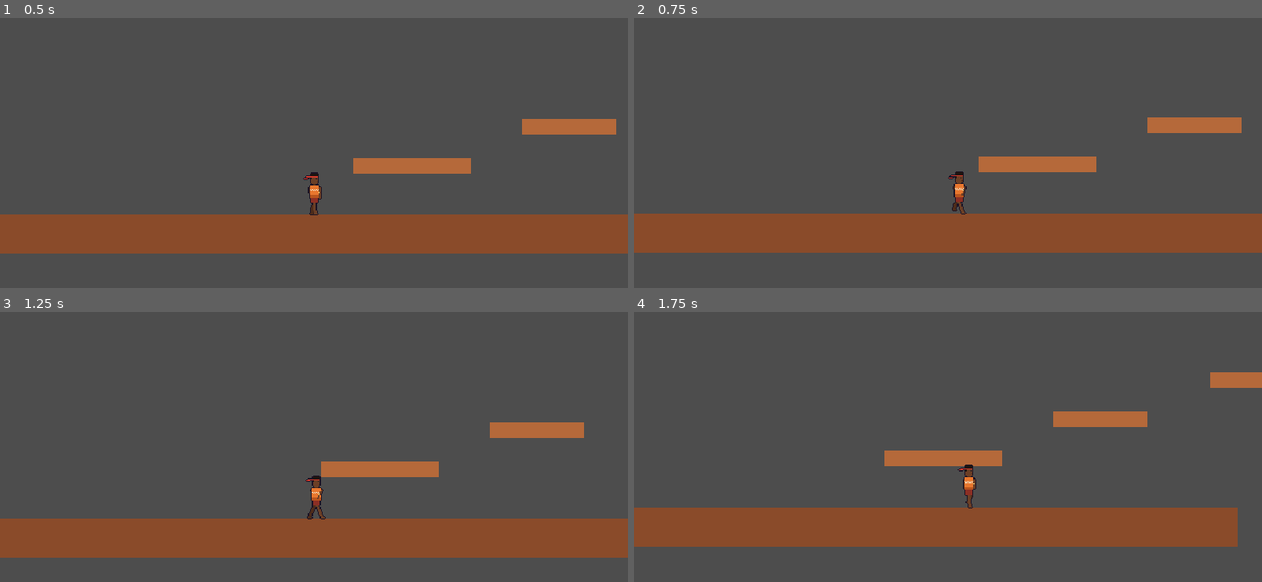
Above: before the commit, frames 1-4 (two rows, left to right).
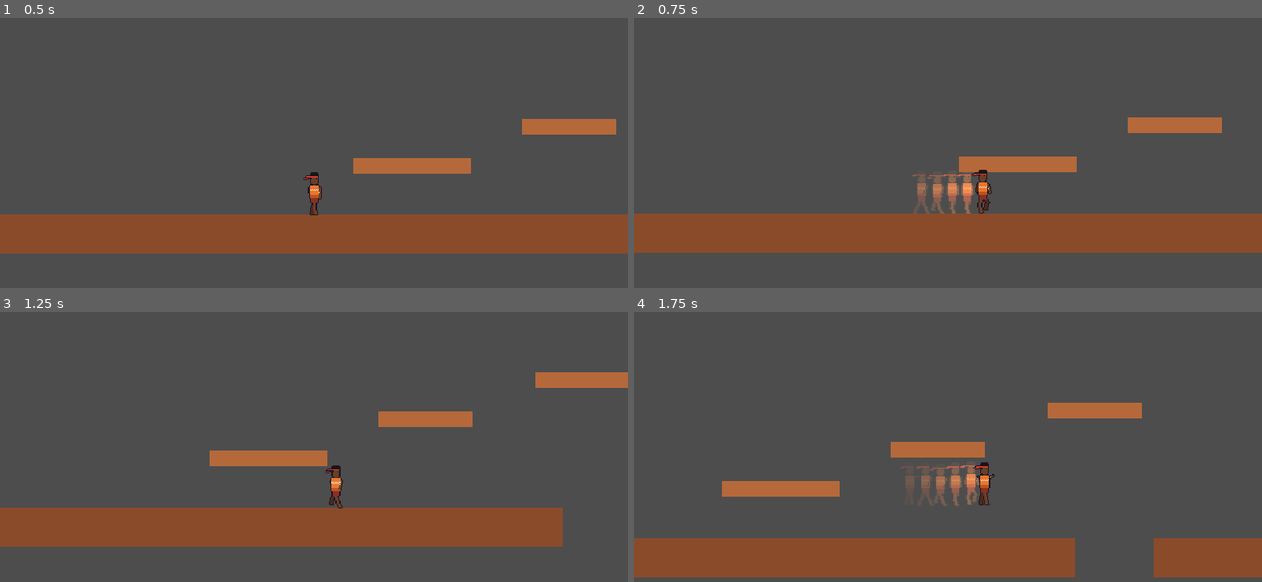
Above: after the commit, the same moments.

Repository: maximghost/xevioso
Game: Godot game, scene res://scenes/levels/test_level.tscn
Two runs of this game, one before a commit and one after it. Both use one fixed random seed, a clock stepped at 60 frames per second and the inputs below.
Inputs:
- Up to frame 1 (0.5 s): no input
- Up to frame 2 (0.75 s): hold D (move_right) from 0.53 s (still down); tap K (ability) at 0.6 s
- Up to frame 3 (1.25 s): keep holding D (move_right); tap Space (jump) at 0.77, 0.8, 1.07 s
- Up to frame 4 (1.75 s): keep holding D (move_right); tap Space (jump) at 1.35, 1.52 s; tap K (ability) at 1.55 s

Frame 1 is identical in both runs. In frame 2, 1.8% of the frame differs, in the area x 44-97%, y 36-73%; in frame 3, 14%; in frame 4, 26%, in the area x 0-100%, y 22-99%.

Commit message:
Capacités des héros et Ruée de Kodjo
- Fiche HeroData par héros (nom, animations, capacité)
- Classe HeroAbility commune aux cinq capacités
- Ruée de Kodjo : bond horizontal, sans gravité, une fois par saut, invulnérable, images rémanentes

Diff:
--- /dev/null
+++ b/assets/heroes/abla/abla_data.tres
@@ -0,0 +1,9 @@
+[gd_resource type="Resource" script_class="HeroData" format=3]
+
+[ext_resource type="Script" path="res://scripts/heroes/hero_data.gd" id="1_data"]
+[ext_resource type="SpriteFrames" path="res://assets/heroes/abla/abla_frames.tres" id="2_frames"]
+
+[resource]
+script = ExtResource("1_data")
+display_name = "Abla"
+frames = ExtResource("2_frames")
--- /dev/null
+++ b/assets/heroes/afi/afi_data.tres
@@ -0,0 +1,9 @@
+[gd_resource type="Resource" script_class="HeroData" format=3]
+
+[ext_resource type="Script" path="res://scripts/heroes/hero_data.gd" id="1_data"]
+[ext_resource type="SpriteFrames" path="res://assets/heroes/afi/afi_frames.tres" id="2_frames"]
+
+[resource]
+script = ExtResource("1_data")
+display_name = "Afi"
+frames = ExtResource("2_frames")
--- /dev/null
+++ b/assets/heroes/kodjo/kodjo_data.tres
@@ -0,0 +1,11 @@
+[gd_resource type="Resource" script_class="HeroData" format=3]
+
+[ext_resource type="Script" path="res://scripts/heroes/hero_data.gd" id="1_data"]
+[ext_resource type="SpriteFrames" path="res://assets/heroes/kodjo/kodjo_frames.tres" id="2_frames"]
+[ext_resource type="PackedScene" path="res://scenes/heroes/abilities/dash_ability.tscn" id="3_ability"]
+
+[resource]
+script = ExtResource("1_data")
+display_name = "Kodjo"
+frames = ExtResource("2_frames")
+ability_scene = ExtResource("3_ability")
--- /dev/null
+++ b/assets/heroes/kokou/kokou_data.tres
@@ -0,0 +1,9 @@
+[gd_resource type="Resource" script_class="HeroData" format=3]
+
+[ext_resource type="Script" path="res://scripts/heroes/hero_data.gd" id="1_data"]
+[ext_resource type="SpriteFrames" path="res://assets/heroes/kokou/kokou_frames.tres" id="2_frames"]
+
+[resource]
+script = ExtResource("1_data")
+display_name = "Kokou"
+frames = ExtResource("2_frames")
--- /dev/null
+++ b/assets/heroes/yawa/yawa_data.tres
@@ -0,0 +1,9 @@
+[gd_resource type="Resource" script_class="HeroData" format=3]
+
+[ext_resource type="Script" path="res://scripts/heroes/hero_data.gd" id="1_data"]
+[ext_resource type="SpriteFrames" path="res://assets/heroes/yawa/yawa_frames.tres" id="2_frames"]
+
+[resource]
+script = ExtResource("1_data")
+display_name = "Yawa"
+frames = ExtResource("2_frames")
--- /dev/null
+++ b/scenes/heroes/abilities/dash_ability.gd
@@ -0,0 +1,87 @@
+class_name DashAbility
+extends HeroAbility
+## La Ruée de Kodjo, le Coureur : un bond horizontal fulgurant.
+##
+## Pendant la Ruée, le héros file à vitesse fixe, sans gravité, et ne peut pas être
+## blessé. Une seule Ruée par saut : elle se recharge en touchant le sol.
+## À la fin, il garde un peu d'élan pour enchaîner naturellement avec la course.
+## Des images rémanentes (silhouettes qui s'effacent) marquent sa trajectoire.
+
+
+## Vitesse pendant la Ruée, en pixels par seconde (la course normale : 140 à 200).
+@export var dash_speed: float = 460.0
+
+## Durée de la Ruée, en secondes. Distance parcourue ≈ vitesse × durée (ici ≈ 74 px).
+@export var duration: float = 0.16
+
+## Vitesse conservée à la sortie, en part de la vitesse de course maximale du héros.
+@export_range(0.0, 1.5) var exit_speed_ratio: float = 1.0
+
+## Intervalle entre deux images rémanentes, en secondes.
+@export var afterimage_interval: float = 0.03
+
+## Couleur des images rémanentes (doré de la foudre). Elles sont dessinées en mode
+## additif : leur couleur s'ajoute au décor, ce qui leur donne un aspect lumineux.
+@export var afterimage_color: Color = Color(1.0, 0.7, 0.2, 0.85)
+
+# Direction de la Ruée : 1 vers la droite, -1 vers la gauche.
+var _direction: int = 1
+# Temps restant avant la fin de la Ruée.
+var _time_left: float = 0.0
+# Temps restant avant la prochaine image rémanente.
+var _afterimage_timer: float = 0.0
+# Vrai quand la Ruée est disponible (rechargée au sol).
+var _charged: bool = true
+
+
+func _init() -> void:
+	cooldown = 0.35
+	takes_control = true
+	animation = &"run"
+
+
+func can_activate() -> bool:
+	return _charged
+
+
+func passive_update(_delta: float) -> void:
+	# Toucher le sol recharge la Ruée (sauf pendant la Ruée elle-même).
+	if not active and player.is_on_floor():
+		_charged = true
+
+
+func _activate() -> void:
+	# On part dans la direction tenue ; sans direction, droit devant.
+	var input: float = Input.get_axis("move_left", "move_right")
+	_direction = int(signf(input)) if input != 0.0 else player.facing
+	player.set_facing(_direction)
+
+	_time_left = duration
+	_afterimage_timer = 0.0
+	# En l'air, la Ruée est consommée jusqu'au prochain atterrissage.
+	_charged = player.is_on_floor()
+	player.velocity = Vector2(_direction * dash_speed, 0.0)
+
+
+func physics_update(delta: float) -> void:
+	# Vitesse constante, trajectoire parfaitement horizontale.
+	player.velocity = Vector2(_direction * dash_speed, 0.0)
+
+	_afterimage_timer -= delta
+	if _afterimage_timer <= 0.0:
+		_afterimage_timer = afterimage_interval
+		player.spawn_afterimage(afterimage_color)
+
+	_time_left -= delta
+	# Fin de la Ruée : temps écoulé, ou mur percuté.
+	if _time_left <= 0.0 or player.is_on_wall():
+		finish()
+
+
+func _on_finish() -> void:
+	# Garde l'élan de la course : pas d'arrêt brutal à la sortie.
+	player.velocity.x = _direction * player.max_speed * exit_speed_ratio
+
+
+func grants_invulnerability() -> bool:
+	return active
--- /dev/null
+++ b/scenes/heroes/abilities/dash_ability.tscn
@@ -0,0 +1,6 @@
+[gd_scene format=3]
+
+[ext_resource type="Script" path="res://scenes/heroes/abilities/dash_ability.gd" id="1_dash"]
+
+[node name="DashAbility" type="Node"]
+script = ExtResource("1_dash")
--- /dev/null
+++ b/scenes/heroes/abilities/hero_ability.gd
@@ -0,0 +1,100 @@
+class_name HeroAbility
+extends Node
+## Modèle commun aux capacités des Envoyés (Ruée, Pagne-voile, Perche, Marteau, Onde).
+##
+## Chaque capacité hérite de cette classe et remplace les fonctions marquées « à redéfinir ».
+## Le Player crée une capacité par héros au démarrage et la pilote lui-même :
+##   - tick(delta) à chaque image, pour le temps de recharge (même pour un héros en réserve) ;
+##   - try_activate() quand on appuie sur « ability » ;
+##   - physics_update(delta) à chaque image tant que la capacité est active.
+## Pendant qu'une capacité est active, elle peut prendre la main sur le mouvement
+## (takes_control) : le Player ne gère alors ni la gravité ni la course.
+
+
+## Émis quand la capacité démarre.
+signal started
+## Émis quand elle se termine (normalement ou annulée).
+signal ended
+
+## Temps de recharge après la fin de la capacité, en secondes.
+@export var cooldown: float = 0.5
+
+## Le héros qui utilise la capacité (renseigné par le Player).
+var player: Player
+
+## Vrai tant que la capacité est en cours.
+var active: bool = false
+
+## Si vrai, le Player suspend gravité et course pendant la capacité : c'est elle qui
+## décide de la vitesse. Si faux, le héros bouge normalement (ex. une onde lancée en courant).
+var takes_control: bool = true
+
+## Animation à jouer pendant la capacité (vide = l'animation normale continue).
+var animation: StringName = &""
+
+# Compte à rebours avant de pouvoir réutiliser la capacité.
+var _cooldown_timer: float = 0.0
+
+
+## Fait avancer le temps de recharge.
+func tick(delta: float) -> void:
+	_cooldown_timer = maxf(_cooldown_timer - delta, 0.0)
+
+
+## Démarre la capacité si c'est permis. Renvoie vrai si elle a démarré.
+func try_activate() -> bool:
+	if active or _cooldown_timer > 0.0 or not can_activate():
+		return false
+	active = true
+	_activate()
+	started.emit()
+	return true
+
+
+## Termine la capacité et lance le temps de recharge.
+func finish() -> void:
+	if not active:
+		return
+	active = false
+	_cooldown_timer = cooldown
+	_on_finish()
+	ended.emit()
+
+
+## Interrompt la capacité (changement de héros, coup reçu...).
+## Même effet que finish() : la recharge est due, pour qu'on ne puisse pas tricher
+## en changeant de héros pour la réinitialiser.
+func cancel() -> void:
+	finish()
+
+
+# --- À redéfinir dans chaque capacité ---------------------------------------
+
+## Conditions propres à la capacité (ex. la Ruée : une seule fois par saut).
+func can_activate() -> bool:
+	return true
+
+
+## Appelée au démarrage.
+func _activate() -> void:
+	pass
+
+
+## Appelée à chaque image tant que la capacité est active.
+func physics_update(_delta: float) -> void:
+	pass
+
+
+## Appelée à la fin, pour remettre les choses en ordre.
+func _on_finish() -> void:
+	pass
+
+
+## Appelée par le Player à chaque image, active ou non (ex. recharger la Ruée au sol).
+func passive_update(_delta: float) -> void:
+	pass
+
+
+## Vrai si le héros ne peut pas être blessé en ce moment (servira avec les ennemis).
+func grants_invulnerability() -> bool:
+	return false
--- a/scenes/heroes/player.gd
+++ b/scenes/heroes/player.gd
@@ -3,9 +3,10 @@
 ## Contrôleur des Envoyés : course, saut, chute, hache de foudre et changement de héros.
 ##
 ## Un seul nœud Player représente toute l'équipe : changer de héros change son apparence
-## (et plus tard sa capacité), mais le corps physique reste le même, à la même place.
-## Les capacités propres à chaque héros (la Ruée de Kodjo, le Pagne-voile d'Afi...)
-## viendront plus tard, par-dessus.
+## et sa capacité, mais le corps physique reste le même, à la même place.
+## Chaque héros est décrit par une fiche HeroData (nom, animations, capacité) ;
+## sa capacité propre (la Ruée de Kodjo, le Pagne-voile d'Afi...) est un nœud HeroAbility
+## que le Player crée au démarrage et pilote (voir hero_ability.gd).
 ##
 ## Toutes les valeurs sont en pixels et en secondes, à l'échelle du jeu (640 × 360).
 ## Les variables marquées @export apparaissent dans l'inspecteur de Godot :
@@ -17,10 +18,10 @@
 # ---------------------------------------------------------------------------
 @export_group("Équipe")
 
-## Les héros jouables, dans l'ordre de passage (une ressource d'animations par Envoyé :
-## assets/heroes/<nom>/<nom>_frames.tres). Au début du jeu : Kodjo et Afi. Les autres
+## Les héros jouables, dans l'ordre de passage (une fiche par Envoyé :
+## assets/heroes/<nom>/<nom>_data.tres). Au début du jeu : Kodjo et Afi. Les autres
 ## s'ajouteront en progressant. Le premier de la liste est celui qu'on joue au départ.
-@export var heroes: Array[SpriteFrames] = []
+@export var heroes: Array[HeroData] = []
 
 ## La scène de la hache de foudre.
 @export var axe_scene: PackedScene = preload("res://scenes/fx/lightning_axe.tscn")
@@ -110,6 +111,20 @@
 # Vrai pendant l'animation de lancer : elle passe alors avant la course ou le saut.
 var _throwing: bool = false
 
+# Les capacités, une par héros, dans le même ordre que « heroes » (null = pas de capacité).
+var _abilities: Array[HeroAbility] = []
+
+# La capacité du héros joué (null s'il n'en a pas encore).
+var _ability: HeroAbility = null
+
+# Matériau partagé des images rémanentes : mode de mélange additif (lumineux).
+static var _ADDITIVE: CanvasItemMaterial = _make_additive()
+
+static func _make_additive() -> CanvasItemMaterial:
+	var material := CanvasItemMaterial.new()
+	material.blend_mode = CanvasItemMaterial.BLEND_MODE_ADD
+	return material
+
 # Point de départ de la hache, par rapport au centre du héros (vers la droite).
 const AXE_OFFSET := Vector2(12.0, -14.0)
 
@@ -120,8 +135,9 @@
 
 func _ready() -> void:
 	_compute_jump_physics()
+	_create_abilities()
 	if not heroes.is_empty():
-		_sprite.sprite_frames = heroes[0]
+		_apply_hero(0)
 	# Le lancer se termine quand son animation est finie.
 	_sprite.animation_finished.connect(_on_animation_finished)
 
@@ -131,11 +147,19 @@
 	var direction: float = Input.get_axis("move_left", "move_right")
 
 	_update_timers(delta)
-	_apply_gravity(delta)
-	_handle_run(direction, delta)
-	_handle_jump()
-	_handle_throw(delta)
+	_tick_abilities(delta)
 	_handle_switch()
+	_handle_ability()
+
+	if _ability_in_control():
+		# Une capacité pilote le mouvement (ex. la Ruée) : ni gravité, ni course, ni hache.
+		_ability.physics_update(delta)
+		_throw_timer = maxf(_throw_timer - delta, 0.0)
+	else:
+		_apply_gravity(delta)
+		_handle_run(direction, delta)
+		_handle_jump()
+		_handle_throw(delta)
 
 	# Déplace le corps selon sa vitesse et le fait glisser le long des obstacles.
 	move_and_slide()
@@ -227,14 +251,26 @@
 
 ## Tourne le visuel du côté où l'on avance.
 func _update_facing(direction: float) -> void:
-	if direction == 0.0:
-		return  # au repos, le héros garde son orientation
-	facing = 1 if direction > 0.0 else -1
+	if direction == 0.0 or _ability_in_control():
+		return  # au repos (ou pendant une capacité), le héros garde son orientation
+	set_facing(1 if direction > 0.0 else -1)
+
+
+## Oriente le héros : 1 vers la droite, -1 vers la gauche.
+## Publique : les capacités s'en servent (la Ruée part dans la direction tenue).
+func set_facing(new_facing: int) -> void:
+	facing = new_facing
 	_visual.scale.x = facing
 
 
 ## Choisit l'animation qui correspond à ce que fait le héros.
 func _update_animation() -> void:
+	# Une capacité active impose son animation (si elle en a une et que le héros la possède).
+	if _ability != null and _ability.active and _ability.animation != &"":
+		if _sprite.sprite_frames.has_animation(_ability.animation):
+			_sprite.speed_scale = 2.0
+			_sprite.play(_ability.animation)
+			return
 	if _throwing:
 		return  # le lancer garde la main jusqu'à la fin de son animation
 	var animation: StringName
@@ -293,11 +329,91 @@
 	if not Input.is_action_just_pressed("switch_hero") or heroes.size() < 2:
 		return
 
-	_hero_index = (_hero_index + 1) % heroes.size()
-	_sprite.sprite_frames = heroes[_hero_index]
+	# Une capacité en cours est interrompue : le nouveau héros ne la possède pas.
+	if _ability != null and _ability.active:
+		_ability.cancel()
+	_apply_hero((_hero_index + 1) % heroes.size())
 	_throwing = false
 
 	# L'éclair : le visuel devient éblouissant (couleurs au-delà du blanc),
 	# puis revient à la normale en un quart de seconde.
 	_visual.modulate = Color(3.0, 3.0, 1.8)
 	create_tween().tween_property(_visual, "modulate", Color.WHITE, 0.25)
+
+
+## Fait du héros n° « index » le héros joué : ses animations et sa capacité.
+func _apply_hero(index: int) -> void:
+	_hero_index = index
+	_sprite.sprite_frames = heroes[index].frames
+	_ability = _abilities[index]
+
+
+## Le héros joué (sa fiche), par exemple pour afficher son nom.
+func current_hero() -> HeroData:
+	return heroes[_hero_index] if not heroes.is_empty() else null
+
+
+# ---------------------------------------------------------------------------
+# Capacités
+# ---------------------------------------------------------------------------
+
+## Crée la capacité de chaque héros (s'il en a une) et la rattache au Player.
+## Toutes existent en même temps : chacune garde son temps de recharge, même en réserve.
+func _create_abilities() -> void:
+	_abilities.clear()
+	for hero in heroes:
+		var ability: HeroAbility = null
+		if hero != null and hero.ability_scene != null:
+			ability = hero.ability_scene.instantiate()
+			ability.player = self
+			add_child(ability)
+		_abilities.append(ability)
+
+
+## Fait avancer les recharges de toutes les capacités, et la mise à jour passive
+## de celle du héros joué (ex. la Ruée se recharge en touchant le sol).
+func _tick_abilities(delta: float) -> void:
+	for ability in _abilities:
+		if ability != null:
+			ability.tick(delta)
+	if _ability != null:
+		_ability.passive_update(delta)
+
+
+## Déclenche la capacité du héros joué quand on appuie sur « ability ».
+func _handle_ability() -> void:
+	if _ability != null and Input.is_action_just_pressed("ability"):
+		if _ability.try_activate():
+			_throwing = false  # la capacité interrompt un lancer en cours
+
+
+## Vrai si une capacité est en cours et pilote le mouvement.
+func _ability_in_control() -> bool:
+	return _ability != null and _ability.active and _ability.takes_control
+
+
+## Vrai si le héros ne peut pas être blessé (servira avec les ennemis).
+func is_invulnerable() -> bool:
+	return _ability != null and _ability.grants_invulnerability()
+
+
+# ---------------------------------------------------------------------------
+# Effets visuels
+# ---------------------------------------------------------------------------
+
+## Laisse derrière le héros une silhouette lumineuse qui s'efface (image rémanente).
+## Copie l'image d'animation en cours, à la même place et dans le même sens.
+## Le mode additif ajoute sa couleur au décor : la silhouette semble briller.
+func spawn_afterimage(color: Color, lifetime: float = 0.22) -> void:
+	var ghost := Sprite2D.new()
+	ghost.texture = _sprite.sprite_frames.get_frame_texture(_sprite.animation, _sprite.frame)
+	ghost.global_position = _sprite.global_position
+	ghost.scale.x = facing
+	ghost.modulate = color
+	ghost.material = _ADDITIVE
+	# Derrière le héros, sans être affectée par ses mouvements.
+	ghost.z_index = z_index - 1
+	get_parent().add_child(ghost)
+	var tween := ghost.create_tween()
+	tween.tween_property(ghost, "modulate:a", 0.0, lifetime)
+	tween.tween_callback(ghost.queue_free)
--- a/scenes/heroes/player.tscn
+++ b/scenes/heroes/player.tscn
@@ -2,7 +2,9 @@
 
 [ext_resource type="Script" path="res://scenes/heroes/player.gd" id="1_i6i7o"]
 [ext_resource type="SpriteFrames" path="res://assets/heroes/kodjo/kodjo_frames.tres" id="2_kodjo"]
-[ext_resource type="SpriteFrames" path="res://assets/heroes/afi/afi_frames.tres" id="3_afi"]
+[ext_resource type="Resource" path="res://assets/heroes/kodjo/kodjo_data.tres" id="4_kodjo_data"]
+[ext_resource type="Resource" path="res://assets/heroes/afi/afi_data.tres" id="5_afi_data"]
+[ext_resource type="Script" path="res://scripts/heroes/hero_data.gd" id="6_herodata"]
 
 [sub_resource type="CapsuleShape2D" id="CapsuleShape2D_mxjp5"]
 radius = 7.0
@@ -11,7 +13,7 @@
 [node name="Player" type="CharacterBody2D" unique_id=543139140]
 collision_layer = 2
 script = ExtResource("1_i6i7o")
-heroes = Array[SpriteFrames]([ExtResource("2_kodjo"), ExtResource("3_afi")])
+heroes = Array[ExtResource("6_herodata")]([ExtResource("4_kodjo_data"), ExtResource("5_afi_data")])
 
 [node name="CollisionShape2D" type="CollisionShape2D" parent="." unique_id=1337161200]
 shape = SubResource("CapsuleShape2D_mxjp5")
--- a/scenes/levels/test_level.tscn
+++ b/scenes/levels/test_level.tscn
@@ -2,12 +2,13 @@
 
 [ext_resource type="PackedScene" path="res://scenes/heroes/player.tscn" id="1_yautc"]
 [ext_resource type="PackedScene" path="res://scenes/ui/touch_controls.tscn" id="2_touch"]
-[ext_resource type="SpriteFrames" path="res://assets/heroes/kodjo/kodjo_frames.tres" id="h_kodjo"]
-[ext_resource type="SpriteFrames" path="res://assets/heroes/afi/afi_frames.tres" id="h_afi"]
-[ext_resource type="SpriteFrames" path="res://assets/heroes/yawa/yawa_frames.tres" id="h_yawa"]
-[ext_resource type="SpriteFrames" path="res://assets/heroes/abla/abla_frames.tres" id="h_abla"]
-[ext_resource type="SpriteFrames" path="res://assets/heroes/kokou/kokou_frames.tres" id="h_kokou"]
+[ext_resource type="Resource" path="res://assets/heroes/kodjo/kodjo_data.tres" id="h_kodjo"]
+[ext_resource type="Resource" path="res://assets/heroes/afi/afi_data.tres" id="h_afi"]
+[ext_resource type="Resource" path="res://assets/heroes/yawa/yawa_data.tres" id="h_yawa"]
+[ext_resource type="Resource" path="res://assets/heroes/abla/abla_data.tres" id="h_abla"]
+[ext_resource type="Resource" path="res://assets/heroes/kokou/kokou_data.tres" id="h_kokou"]
 [ext_resource type="PackedScene" path="res://scenes/ui/pause_menu.tscn" id="3_pause"]
+[ext_resource type="Script" path="res://scripts/heroes/hero_data.gd" id="h_data"]
 
 [sub_resource type="RectangleShape2D" id="RectangleShape2D_v45ci"]
 size = Vector2(800, 40)
@@ -96,7 +97,7 @@
 max_speed = 200.0
 time_to_apex = 0.3
 fall_gravity_multiplier = 1.0
-heroes = Array[SpriteFrames]([ExtResource("h_kodjo"), ExtResource("h_afi"), ExtResource("h_yawa"), ExtResource("h_abla"), ExtResource("h_kokou")])
+heroes = Array[ExtResource("h_data")]([ExtResource("h_kodjo"), ExtResource("h_afi"), ExtResource("h_yawa"), ExtResource("h_abla"), ExtResource("h_kokou")])
 
 [node name="TouchControls" parent="." instance=ExtResource("2_touch")]
 
--- /dev/null
+++ b/scripts/heroes/hero_data.gd
@@ -0,0 +1,18 @@
+class_name HeroData
+extends Resource
+## Fiche d'un Envoyé : tout ce qui distingue un héros des autres.
+##
+## Le corps physique (Player) est commun à toute l'équipe ; ce qui change d'un héros
+## à l'autre est décrit ici : son nom, ses animations et sa capacité propre.
+## Une fiche par héros : assets/heroes/<nom>/<nom>_data.tres.
+## Pour ajouter un héros, on crée une fiche ; on ne touche pas au code du Player.
+
+
+## Nom affiché (menus, interface).
+@export var display_name: String = ""
+
+## Les animations du héros (idle, run, jump, fall, throw, hurt).
+@export var frames: SpriteFrames
+
+## La scène de sa capacité propre (Ruée, Pagne-voile...). Vide = pas encore de capacité.
+@export var ability_scene: PackedScene
Not shown, added: scenes/heroes/abilities/dash_ability.gd.uid
Not shown, added: scenes/heroes/abilities/hero_ability.gd.uid
Not shown, added: scripts/heroes/hero_data.gd.uid
